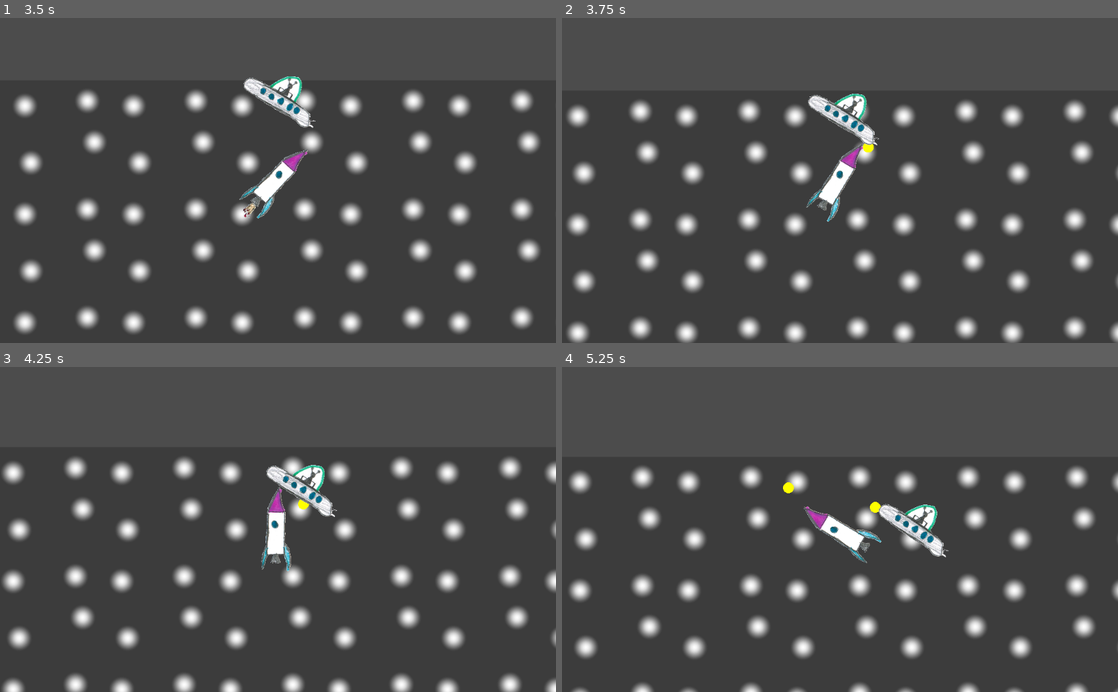
Above: before the commit, frames 1-4 (two rows, left to right).
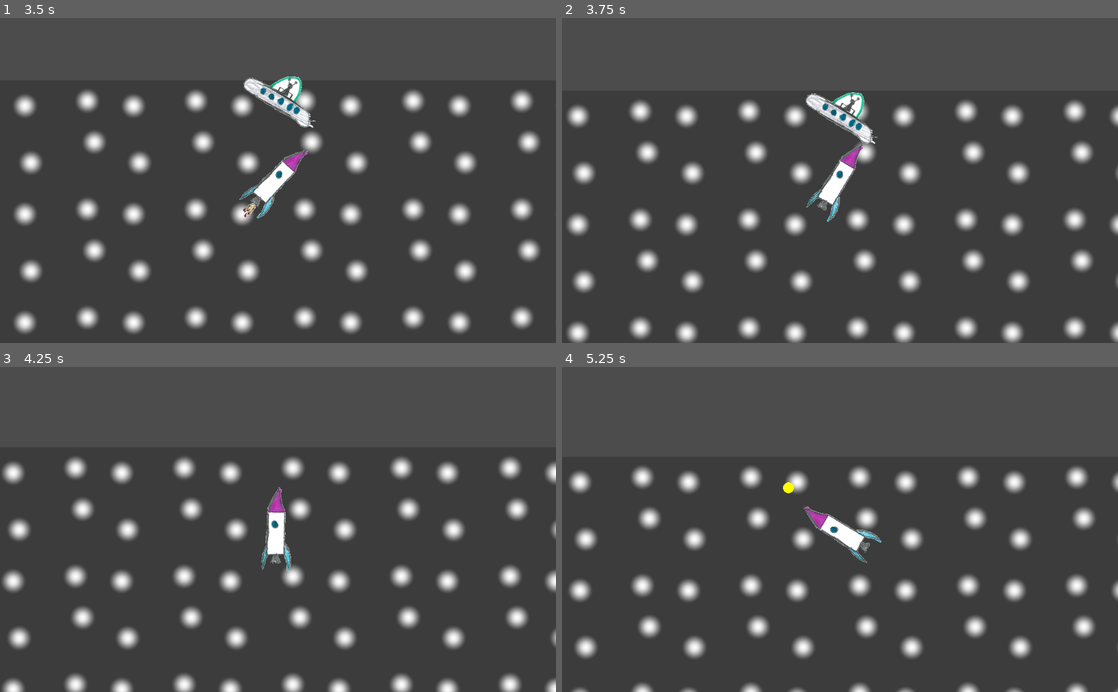
Above: after the commit, the same moments.

Repository: the-g-force/FamJam-April2020
Game: Godot game, scene res://src/Level.tscn
Two runs of this game, one before a commit and one after it. Both use one fixed random seed, a clock stepped at 60 frames per second and the inputs below.
Inputs:
- Up to frame 1 (3.5 s): hold Right (TurnRight) 0.53-1.28 s; tap Space (Fire) every 0.75 s from 0.6 to 2.85 s; hold Left (TurnLeft) 1.28-2.03 s; hold Right (TurnRight) 2.03-2.78 s; hold Up (Thrust) from 2.78 s (still down)
- Up to frame 2 (3.75 s): release Up (Thrust) at 3.53 s; hold Left (TurnLeft) from 3.53 s (still down); tap Space (Fire) at 3.6 s
- Up to frame 3 (4.25 s): keep holding Left (TurnLeft)
- Up to frame 4 (5.25 s): keep holding Left (TurnLeft); tap Space (Fire) at 4.35, 5.1 s

Frame 1 is identical in both runs. In frame 2, 0.7% of the frame differs, in the area x 43-57%, y 22-42%; in frame 3, 0.9%; in frame 4, 1.0%, in the area x 55-70%, y 41-59%.

Commit message:
Add enemy explode sound when hit

Diff:
--- a/project/src/Bullet.tscn
+++ b/project/src/Bullet.tscn
@@ -4,7 +4,9 @@
 
 [sub_resource type="CircleShape2D" id=1]
 
-[node name="Bullet" type="KinematicBody2D"]
+[node name="Bullet" type="KinematicBody2D" groups=[
+"Bullet",
+]]
 position = Vector2( 64.0254, 40.8672 )
 collision_layer = 2
 collision_mask = 2
--- a/project/src/UFO.gd
+++ b/project/src/UFO.gd
@@ -1,8 +1,20 @@
 extends PathFollow2D
 
 export var speed = 100
+var dead = false
+onready var explosion = $Boom
 
 func _process(delta):
-	offset += speed*delta
-	if unit_offset > 1:
-		queue_free()
+	if dead == false:
+		offset += speed*delta
+		if unit_offset > 1:
+			queue_free()
+
+func _on_body_entered(body):
+	if body.is_in_group("Bullet"):
+		if dead == false:
+			explosion.play()
+			dead = true
+			body.queue_free()
+			yield(get_tree().create_timer(0.5), "timeout")
+			queue_free()
--- a/project/src/UFO.tscn
+++ b/project/src/UFO.tscn
@@ -1,18 +1,25 @@
-[gd_scene load_steps=3 format=2]
+[gd_scene load_steps=4 format=2]
 
 [ext_resource path="res://assets/ufo.png" type="Texture" id=1]
 [ext_resource path="res://src/UFO.gd" type="Script" id=2]
+[ext_resource path="res://assets/sfx/bad_explosion.wav" type="AudioStream" id=3]
 
-[node name="PathFollow2D" type="PathFollow2D"]
+[node name="PathFollow2D" type="PathFollow2D" groups=[
+"Enemy",
+]]
 script = ExtResource( 2 )
 
 [node name="Sprite" type="Sprite" parent="."]
 scale = Vector2( 0.2, 0.2 )
 texture = ExtResource( 1 )
 
-[node name="StaticBody2D" type="StaticBody2D" parent="."]
+[node name="Area2D" type="Area2D" parent="."]
 collision_layer = 2
 collision_mask = 3
 
-[node name="CollisionShape2D" type="CollisionPolygon2D" parent="StaticBody2D"]
+[node name="CollisionShape2D" type="CollisionPolygon2D" parent="Area2D"]
 polygon = PoolVector2Array( 63.1086, 29.4978, -71.2846, 27.8688, -35.4464, 7.5062, 2.83528, -34.848, 23.1979, 2.61916 )
+
+[node name="Boom" type="AudioStreamPlayer" parent="."]
+stream = ExtResource( 3 )
+[connection signal="body_entered" from="Area2D" to="." method="_on_body_entered"]
Not shown, added: project/assets/sfx/bad_explosion.wav.import
